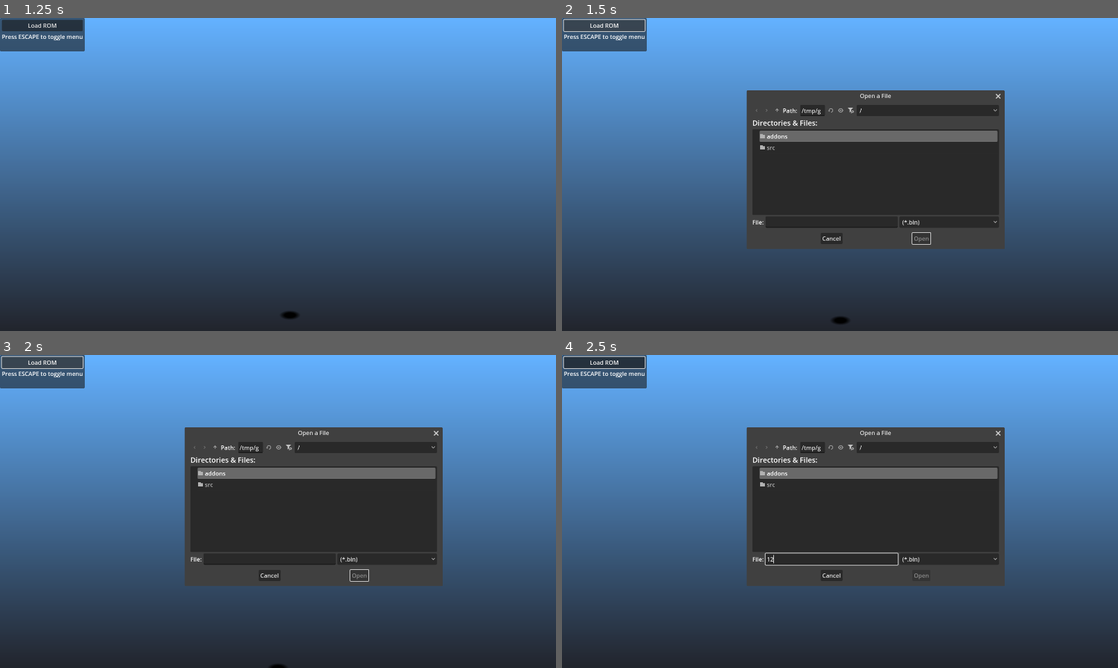
Above: before the commit, frames 1-4 (two rows, left to right).
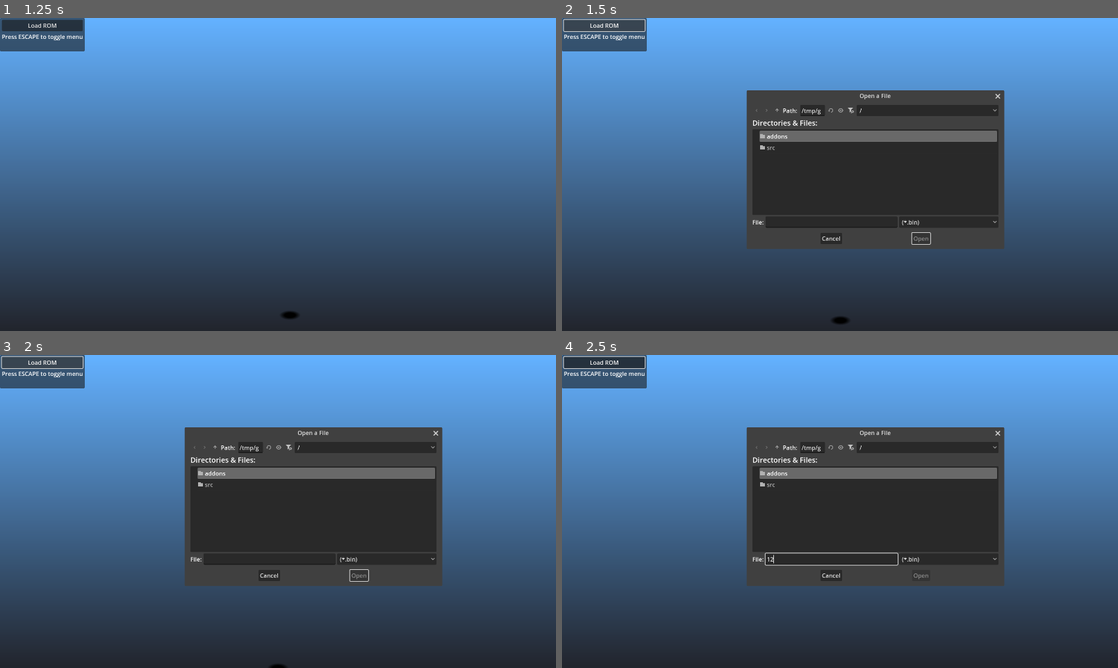
Above: after the commit, the same moments.

Repository: mrgudenheim/TacticsEngineG
Game: Godot game, scene res://src/Map/map_viewer.tscn
Two runs of this game, one before a commit and one after it. Both use one fixed random seed, a clock stepped at 60 frames per second and the inputs below.
Inputs (mouse positions are in pixels of both pictures, inside the frame that each line leads up to):
- Up to frame 1 (1.25 s): tap Enter (ui_accept) at 0.5, 0.77 s; move the mouse to (400, 158) at 0.52 s; hold D from 0.53 s (still down); tap Down (camera_down) at 0.6 s; click (400, 158) at 0.67 s
- Up to frame 2 (1.5 s): release D at 1.25 s; click "Load ROM" at 1.25 s
- Up to frame 3 (2 s): no input
- Up to frame 4 (2.5 s): click (834, 558) at 2.02 s; type "12" at 2.1 s

Frame 1 is identical in both runs. In frame 2, 0.2% of the frame differs, in the area x 46-80%, y 23-74%; in frame 3, 0.2%; in frame 4, 0.2%.
Error in both runs: Invalid access to property or key 'sequences' on a base object of type 'Nil'. (res://src/Unit/unit_animation_manager.gd:504)

Commit message:
fixed debug menu not updating when unit ability set outside of debug

Diff:
--- a/src/Map/map_viewer.tscn
+++ b/src/Map/map_viewer.tscn
@@ -320,7 +320,7 @@
 
 [node name="AbilityName" type="LineEdit" parent="Unit/CharacterBody3D/UnitDebugMenu/PanelContainer/MarginContainer/VBoxContainer/HBoxContainer"]
 layout_mode = 2
-text = "ability"
+size_flags_horizontal = 3
 editable = false
 
 [node name="SpriteViewer" type="Sprite3D" parent="."]
--- a/src/Unit/unit.gd
+++ b/src/Unit/unit.gd
@@ -2,6 +2,8 @@
 extends Node3D
 
 # https://ffhacktics.com/wiki/Miscellaneous_Unit_Data
+
+signal ability_set(id: int)
 
 @export var controller: UnitControllerRT
 @export var animation_manager: UnitAnimationManager
@@ -166,3 +168,5 @@
 		ability_data.vfx_data.init_from_file()
 
 	animation_manager.unit_debug_menu.sprite_viewer.texture = ImageTexture.create_from_image(ability_data.vfx_data.vfx_spr.spritesheet)
+
+	ability_set.emit(new_ability_id)
--- a/src/Unit/unit_debug_menu.gd
+++ b/src/Unit/unit_debug_menu.gd
@@ -32,6 +32,7 @@
 		animation_manager._on_animation_changed())
 
 	ability_id_spin.value_changed.connect(_on_ability_id_value_changed)
+	unit.ability_set.connect(func(id): ability_id_spin.value = id)
 
 func _process(delta: float) -> void:
 	position = MapViewer.main_camera.unproject_position(unit_controller.position) + Vector2(50, -50)
